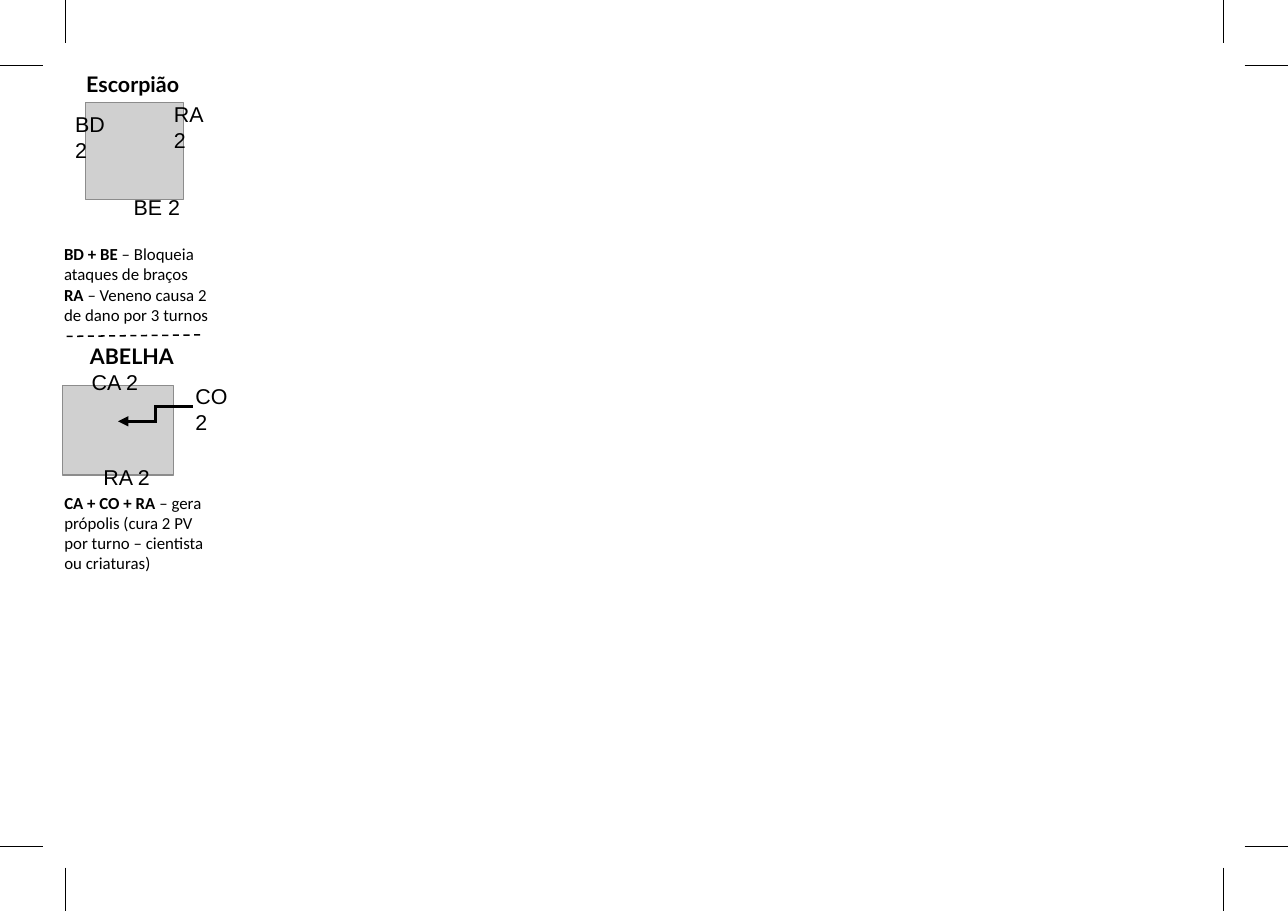
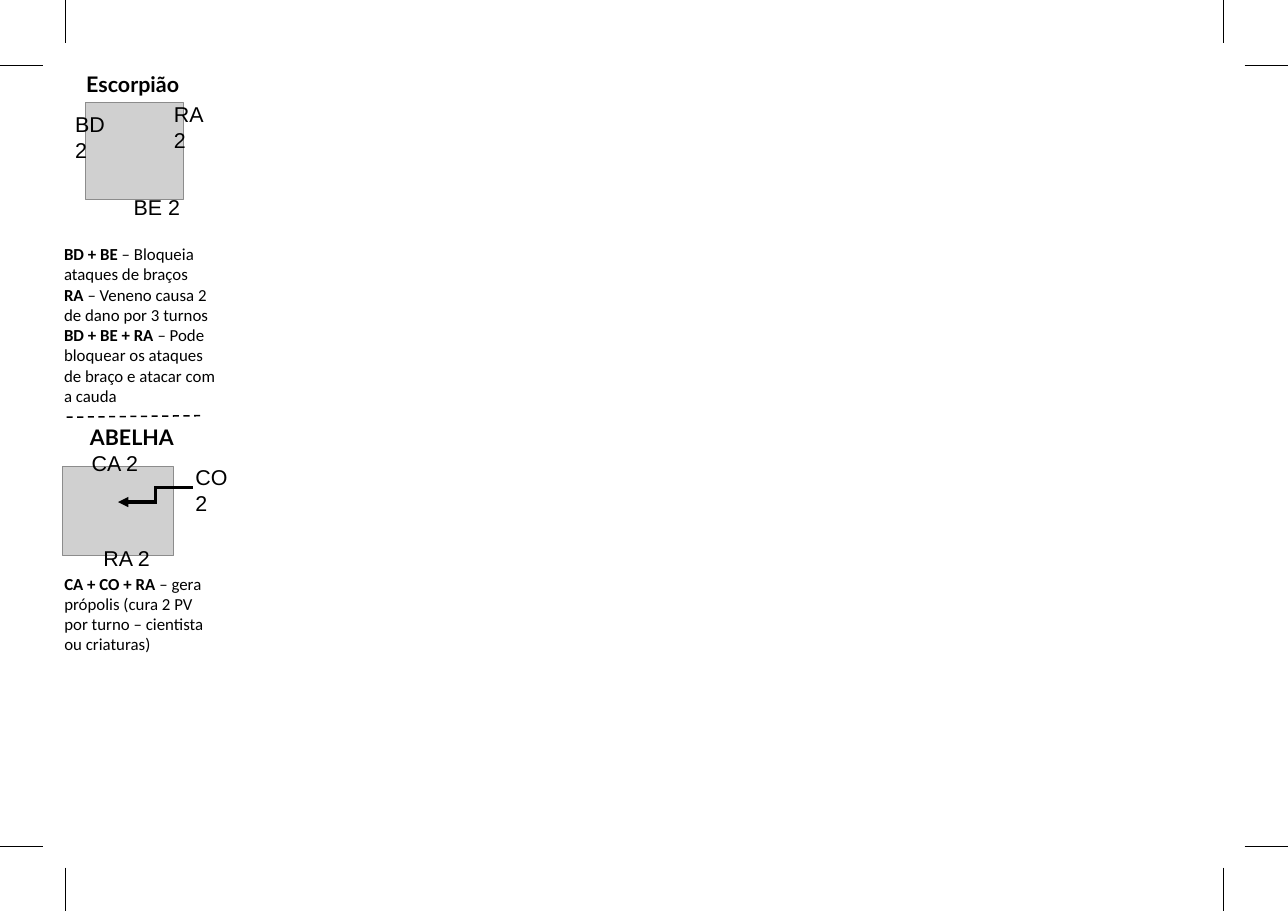
Before and after one commit to bgmamf/bg_dna, a slide deck: slide 1 of dna_folha.pptx. Drawn at 1288x911 pixels with LibreOffice and Linux fonts; fonts in the diff are those of the drawing; grey boxes stand for pictures. Boxes give left, top, right and bottom in pixels: in the first picture for what was removed or moved away, otherwise in the second. Text is boxed around its words. In the diff, an @@ line names an element or a change of style, - is before the commit and + after.

```diff
--- a/dna_folha.pptx
+++ b/dna_folha.pptx
@@ text at (x1=64, y1=329, x2=215, y2=402): paragraph added @@
+BD + BE + RA – Pode bloquear os ataques de braço e atacar com a cauda
@@ 5 texts, 1 picture, 1 line, 1 elbow arrow moved together from (x1=63, y1=335, x2=227, y2=571) to (x1=63, y1=415, x2=227, y2=652) @@
```
Also in this commit, not shown: 1 slide added.
